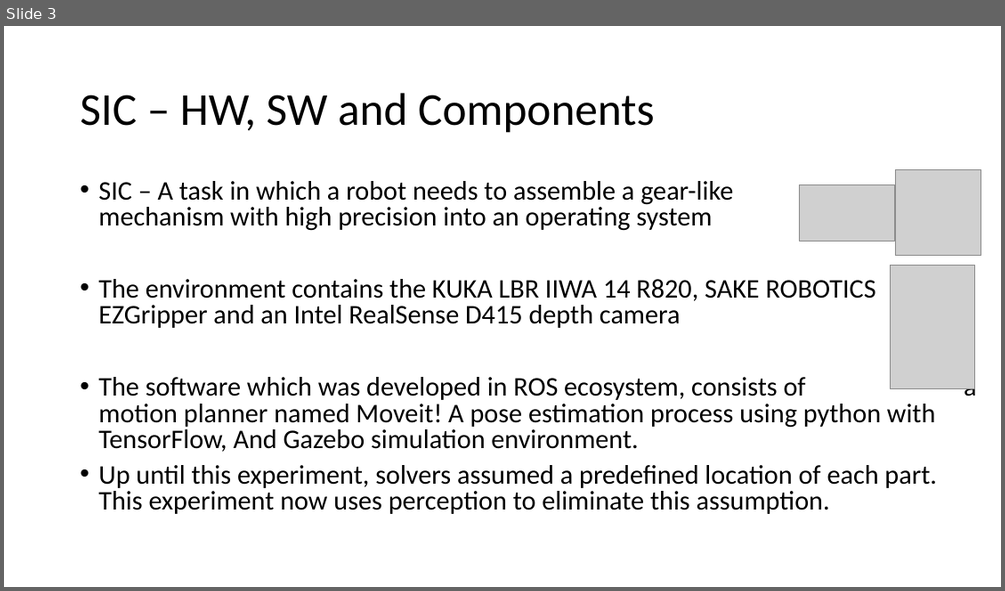
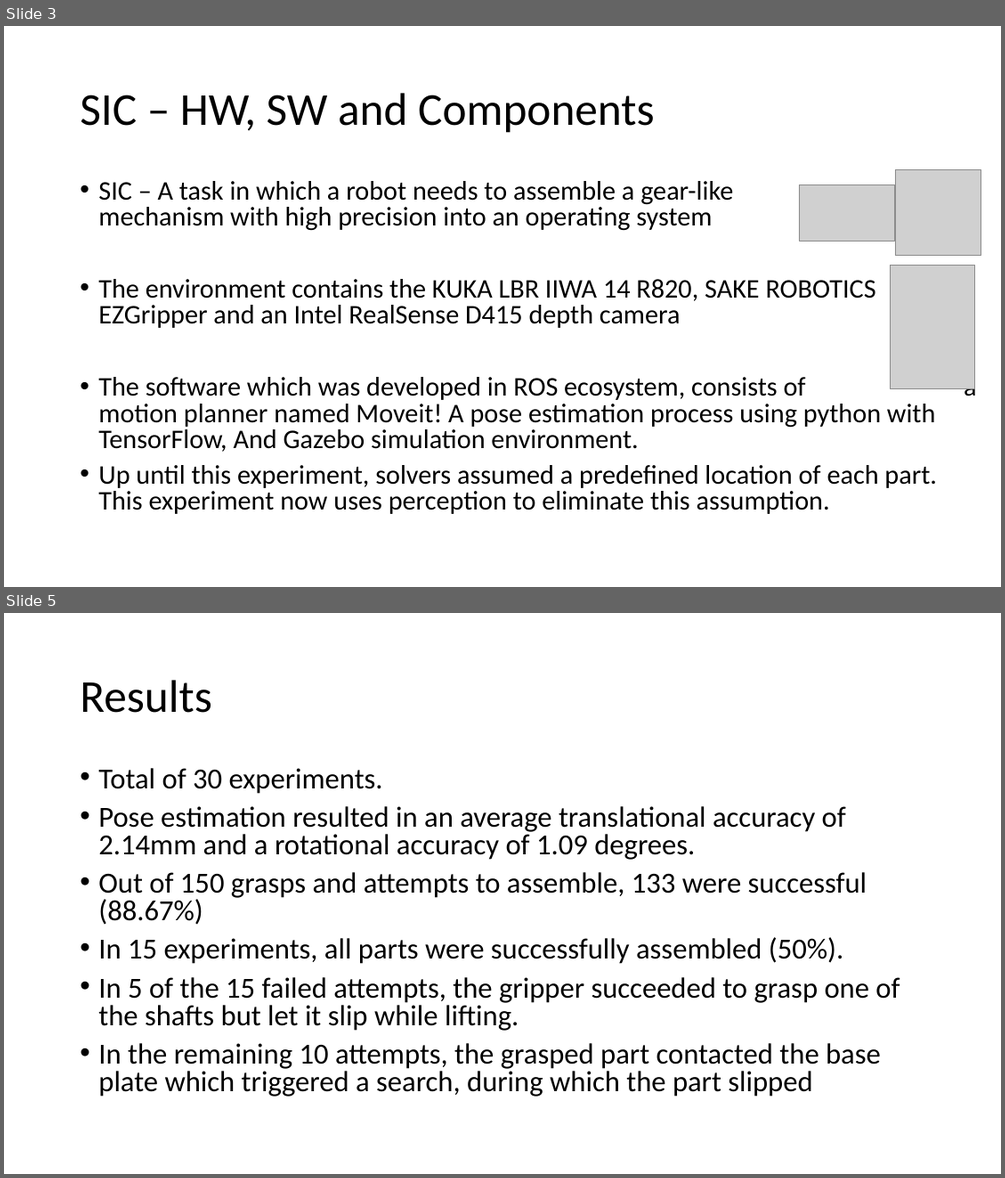
Before and after one commit to farjon/IRS_course, a slide deck: FinalProject/FinalProject.pptx. Shown one above the other, each under a label of ours: slide 3 before the commit, slides 3 and 5 after it; the slides between them are not shown. The pictures are 1005x591 and 1005x1178 pixels, drawn with LibreOffice and Linux fonts; fonts in the diff are those of the drawing; grey boxes stand for pictures. Boxes give left, top, right and bottom in pixels: in the first picture for what was removed or moved away, otherwise in the second. Text is boxed around its words. In the diff, an @@ line names an element or a change of style, - is before the commit and + after.

```diff
--- a/FinalProject/FinalProject.pptx
+++ b/FinalProject/FinalProject.pptx
@@ slide 5 added at <box>4,613,1001,1174</box>, background #FFFFFF @@
@@ title added at <box>80,680,212,713</box>, 44 pt, text #000000 @@
+Results
@@ text added at <box>98,768,899,1096</box>, 28 pt, text #000000 @@
+• Total of 30 experiments.
+• Pose estimation resulted in an average translational accuracy of 2.14mm and a rotational accuracy of 1.09 degrees.
+• Out of 150 grasps and attempts to assemble, 133 were successful (88.67%)
+• In 15 experiments, all parts were successfully assembled (50%).
+• In 5 of the 15 failed attempts, the gripper succeeded to grasp one of the shafts but let it slip while lifting.
+• In the remaining 10 attempts, the grasped part contacted the base plate which triggered a search, during which the part slipped
```
Also in this commit, not shown: 1 slide changed, 2 other slides added, 3 other files.
